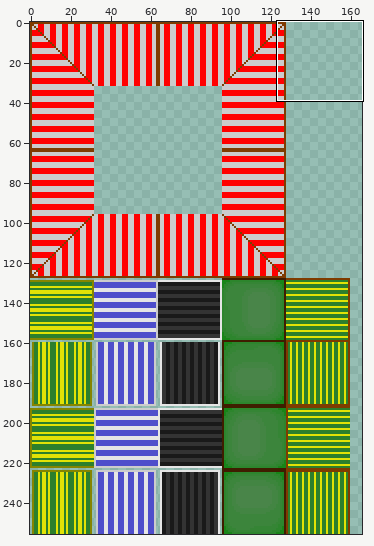
File history of a sprite sheet, assets/gfx/Awnings.png. The first picture is a wide view before the edit; the outline marks the close-up.
Close-up. As it was:
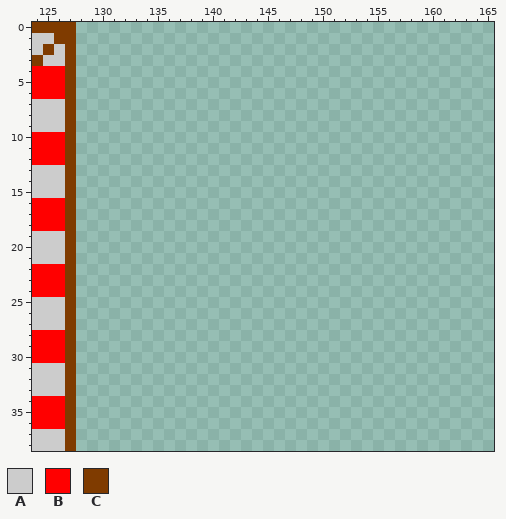
The file is 256x256 pixels. Shown: x 124..165, y 0..38. The wide view leaves out empty margins. The commit also changed other parts of the picture, which this record leaves out.
Palette (. is transparent): A #cccccc  B #ff0000  C #7f3b00
Pixels before, first column x 124:
 0 CCCC
 1 AACC
 2 ACAC
 3 CAAC
 4 BBBC
 5 BBBC
 6 BBBC
 7 AAAC
 8 AAAC
 9 AAAC
10 BBBC
11 BBBC
12 BBBC
13 AAAC
14 AAAC
15 AAAC
16 BBBC
17 BBBC
18 BBBC
19 AAAC
20 AAAC
21 AAAC
22 BBBC
23 BBBC
24 BBBC
25 AAAC
26 AAAC
27 AAAC
28 BBBC
29 BBBC
30 BBBC
31 AAAC
32 AAAC
33 AAAC
34 BBBC
35 BBBC
36 BBBC
37 AAAC
38 AAAC
And afterwards:
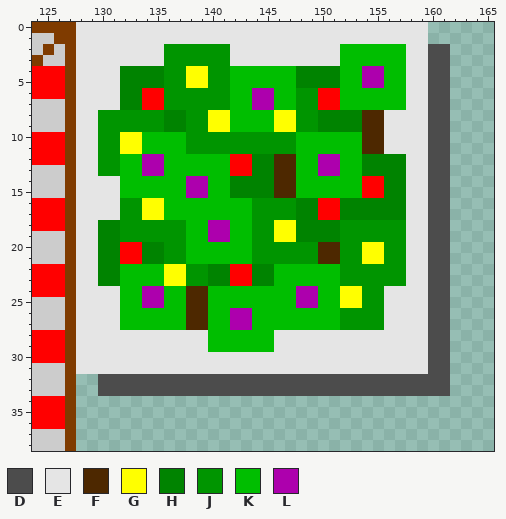
Colours new in this view: D #4c4c4c  E #e5e5e5  F #4d2800  G #ffff00  H #008300  J #009500  K #00be00  L #ad00ad
Change:
y 0..1: x 128..159 ................................ -> EEEEEEEEEEEEEEEEEEEEEEEEEEEEEEEE
y 2..3: x 128..161 .................................. -> EEEEEEEEJJJJJJEEEEEEEEEEKKKKKKEEDD
y 4..5: x 128..161 .................................. -> EEEEHHHHJJGGJJKKKKKKHHHHKKLLKKEEDD
y 6..7: x 128..161 .................................. -> EEEEHHBBJJJJJJKKLLKKJJBBKKKKKKEEDD
y 8..9: x 128..161 .................................. -> EEJJJJJJHHJJGGKKKKGGJJHHHHFFEEEEDD
y 10..11: x 128..161 .................................. -> EEJJGGKKKKJJJJJJJJJJKKKKKKFFEEEEDD
y 12..13: x 128..161 .................................. -> EEJJKKLLKKKKKKBBHHFFKKLLKKHHHHEEDD
y 14..15: x 128..161 .................................. -> EEEEKKKKKKLLKKHHHHFFKKKKKKBBHHEEDD
y 16..17: x 128..161 .................................. -> EEEEJJGGKKKKKKKKJJJJHHBBHHHHHHEEDD
y 18..19: x 128..161 .................................. -> EEHHJJJJJJKKLLKKJJGGHHHHJJJJJJEEDD
y 20..21: x 128..161 .................................. -> EEHHBBHHJJKKKKKKJJJJJJFFJJGGJJEEDD
y 22..23: x 128..161 .................................. -> EEHHKKKKGGJJHHBBHHKKKKKKJJJJJJEEDD
y 24..25: x 128..161 .................................. -> EEEEKKLLKKFFKKKKKKKKLLKKGGJJEEEEDD
y 26..27: x 128..161 .................................. -> EEEEKKKKKKFFKKLLKKKKKKKKJJJJEEEEDD
y 28..29: x 128..161 .................................. -> EEEEEEEEEEEEKKKKKKEEEEEEEEEEEEEEDD
y 30..31: x 128..161 .................................. -> EEEEEEEEEEEEEEEEEEEEEEEEEEEEEEEEDD
y 32..33: x 130..161 ................................ -> DDDDDDDDDDDDDDDDDDDDDDDDDDDDDDDD
Changed places in both close-ups, as pixel boxes (x1, y1, x2, y2):
added: (76, 22, 450, 396)
